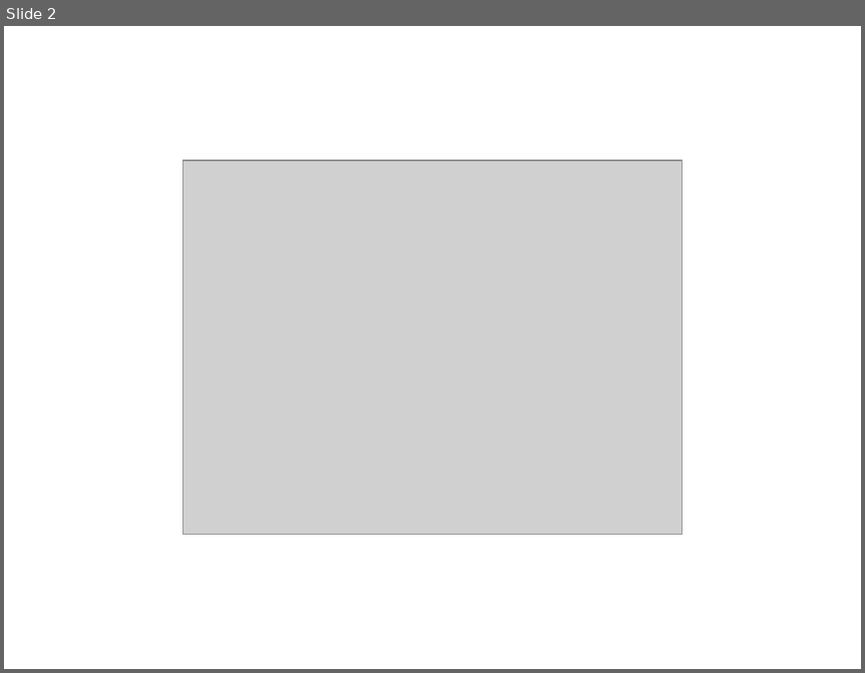
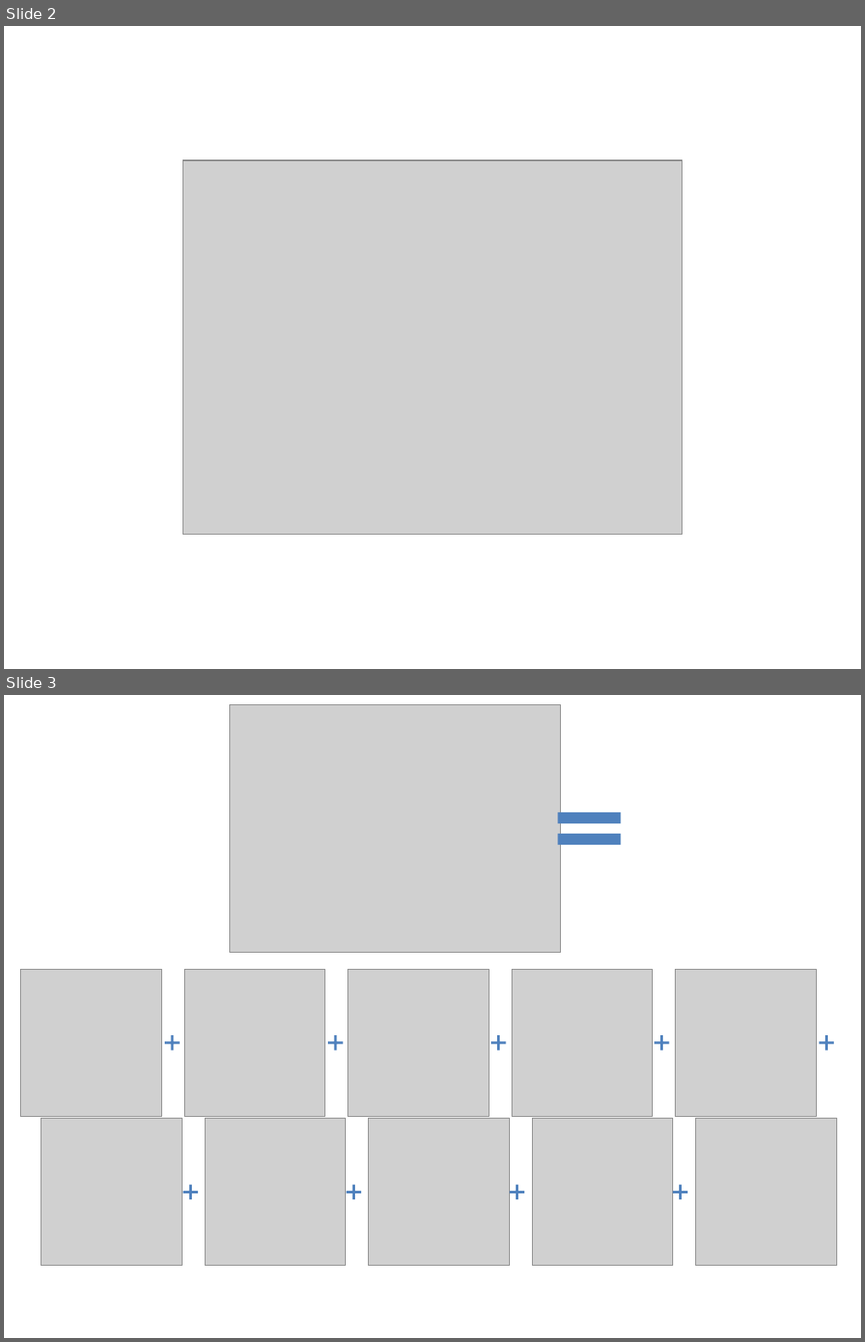
Before and after one commit to answeredbyablemind/answeredbyablemind.github.io, a slide deck: pics/2019-06-18-Discrete_Time_Convolution/pics.pptx. Shown one above the other, each under a label of ours: slide 2 before the commit, slides 2 and 3 after it. The pictures are 865x673 and 865x1342 pixels, drawn with LibreOffice and Linux fonts; fonts in the diff are those of the drawing; grey boxes stand for pictures. Boxes give left, top, right and bottom in pixels: in the first picture for what was removed or moved away, otherwise in the second. Text is boxed around its words. In the diff, an @@ line names an element or a change of style, - is before the commit and + after.

```diff
--- a/pics/2019-06-18-Discrete_Time_Convolution/pics.pptx
+++ b/pics/2019-06-18-Discrete_Time_Convolution/pics.pptx
@@ slide 3 added at (4, 695, 861, 1338), background #FFFFFF @@
@@ picture added at (230, 704, 561, 952) @@
@@ math equal added at (546, 786, 632, 872), fill #4F81BD @@
@@ picture added at (21, 970, 161, 1117) @@
@@ picture added at (185, 970, 325, 1117) @@
@@ picture added at (348, 970, 489, 1117) @@
@@ picture added at (512, 970, 653, 1117) @@
@@ picture added at (676, 970, 817, 1117) @@
@@ plus sign added at (161, 1032, 182, 1053), fill #4F81BD @@
@@ plus sign added at (325, 1032, 346, 1053), fill #4F81BD @@
@@ plus sign added at (488, 1032, 509, 1053), fill #4F81BD @@
@@ plus sign added at (652, 1032, 672, 1053), fill #4F81BD @@
@@ plus sign added at (817, 1032, 837, 1053), fill #4F81BD @@
@@ picture added at (41, 1118, 182, 1265) @@
@@ picture added at (205, 1118, 345, 1265) @@
@@ picture added at (368, 1118, 509, 1265) @@
@@ picture added at (532, 1118, 672, 1265) @@
@@ picture added at (695, 1118, 836, 1265) @@
@@ plus sign added at (181, 1182, 201, 1202), fill #4F81BD @@
@@ plus sign added at (343, 1182, 364, 1202), fill #4F81BD @@
@@ plus sign added at (507, 1182, 528, 1202), fill #4F81BD @@
@@ plus sign added at (670, 1182, 690, 1202), fill #4F81BD @@
```
Also in this commit, not shown: 3 other files.
